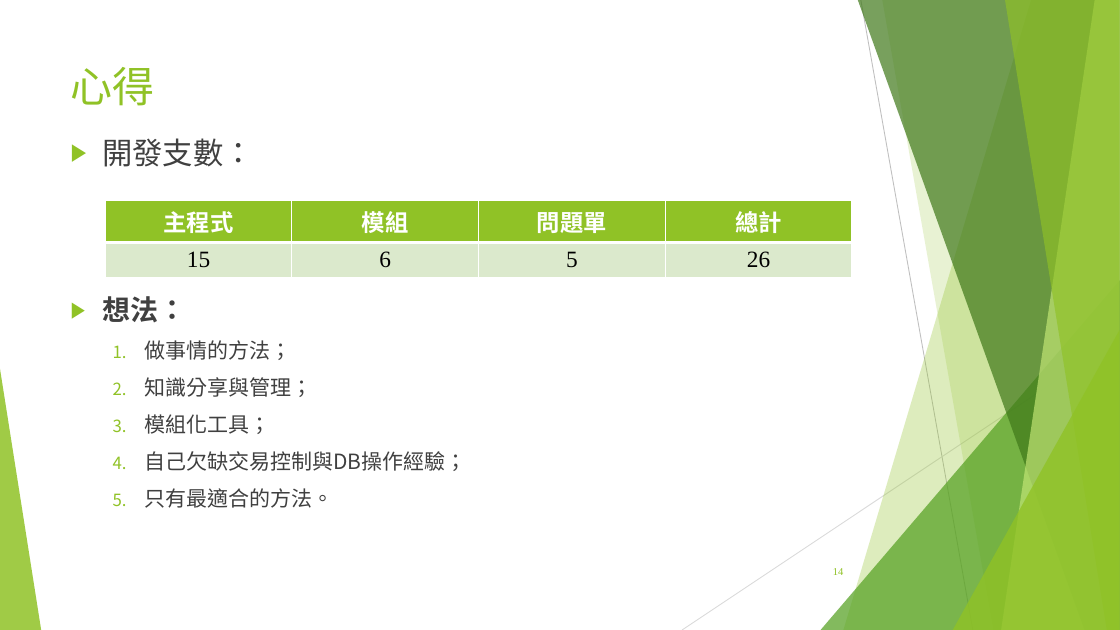
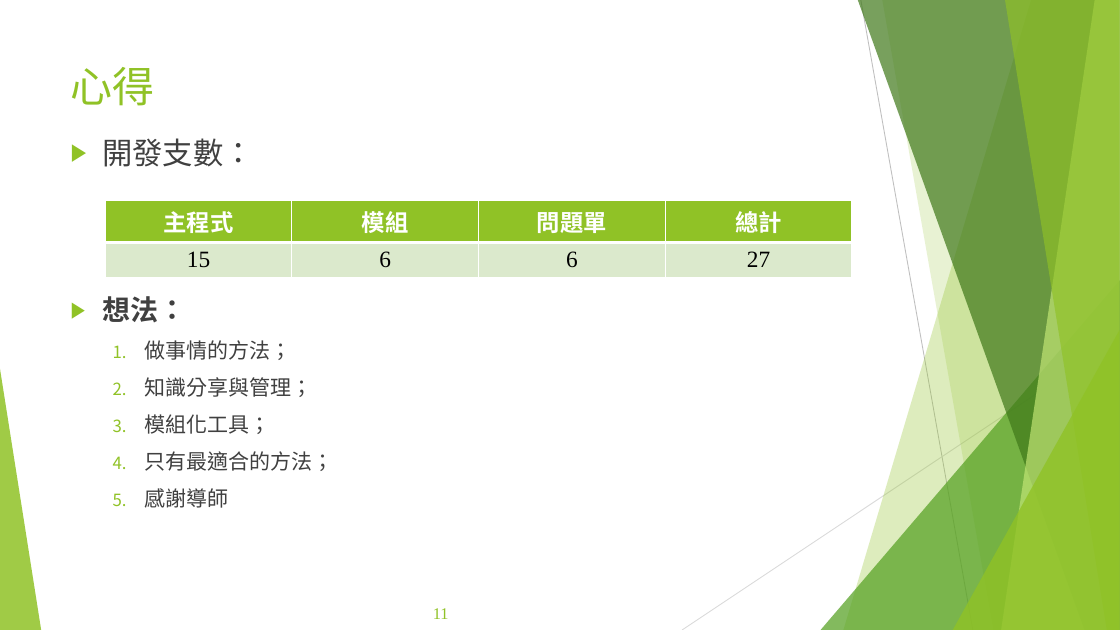
Before and after one commit to Szying/Js_Tools, a slide deck: slide 11 of 期末報告.pptx (slide 14 before the commit). Drawn at 1120x630 pixels with LibreOffice and Linux fonts; fonts in the diff are those of the drawing. Boxes give left, top, right and bottom in pixels: in the first picture for what was removed or moved away, otherwise in the second. Text is boxed around its words. In the diff, an @@ line names an element or a change of style, - is before the commit and + after.

```diff
--- a/期末報告.pptx
+++ b/期末報告.pptx
@@ table at <box>105,201,851,274</box> @@
-row 2, column 3: 5
+row 2, column 3: 6
-row 2, column 4: 26
+row 2, column 4: 27
@@ text at <box>144,451,333,508</box>: text changed @@
-  4. 自己欠缺交易控制與DB操作經驗；
-  5. 只有最適合的方法。
+  4. 只有最適合的方法；
+  5. 感謝導師
@@ page number removed at <box>833,568,843,575</box> @@
-14
@@ page number added at <box>433,608,449,619</box>, 14 pt, text #90C226 @@
+11
```
Also in this commit, not shown: 19 other slides changed, 2 slides added, 6 slides removed.
